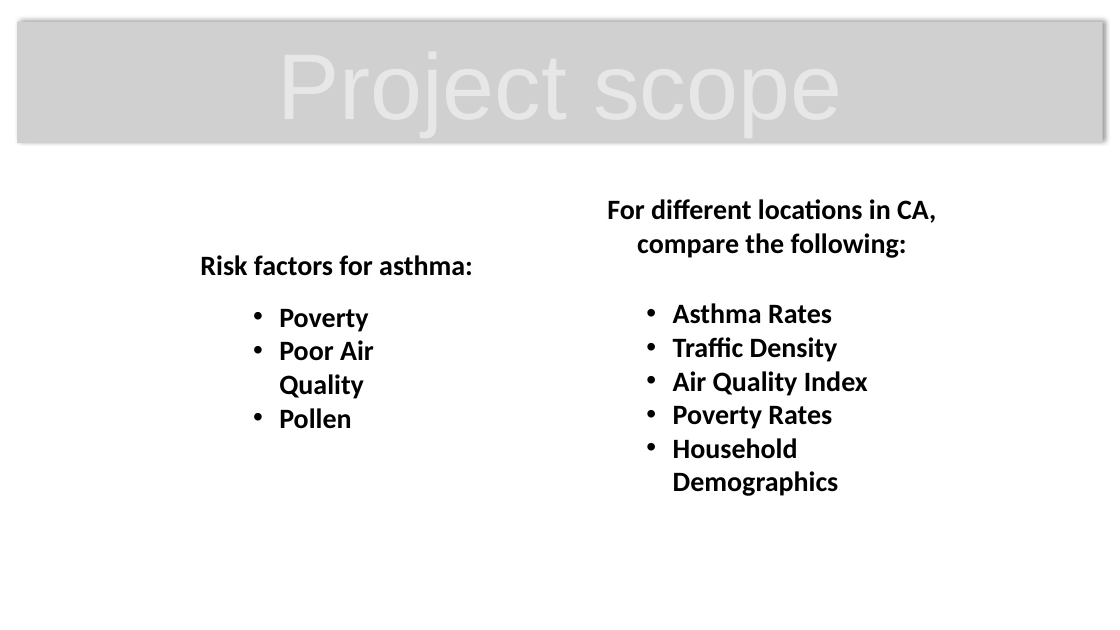
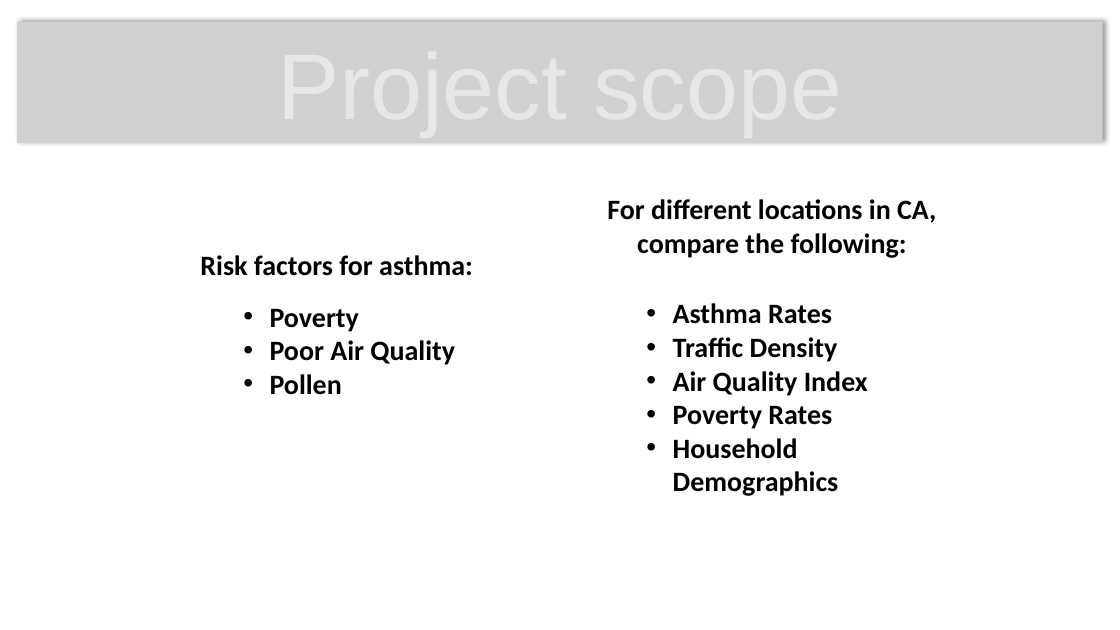
Before and after one commit to cljungkull/Project-2---CaliPolluts, a slide deck: slide 3 of presentation.pptx. Drawn at 1120x630 pixels with LibreOffice and Linux fonts; fonts in the diff are those of the drawing; grey boxes stand for pictures; background and template pictures are left out. Boxes give left, top, right and bottom in pixels: in the first picture for what was removed or moved away, otherwise in the second. Text is boxed around its words. In the diff, an @@ line names an element or a change of style, - is before the commit and + after.

```diff
--- a/presentation.pptx
+++ b/presentation.pptx
@@ text "Poverty" rewrapped from (279,309,374,429) to (270,309,455,395) @@
```
Also in this commit, not shown: 1 other slide changed.
